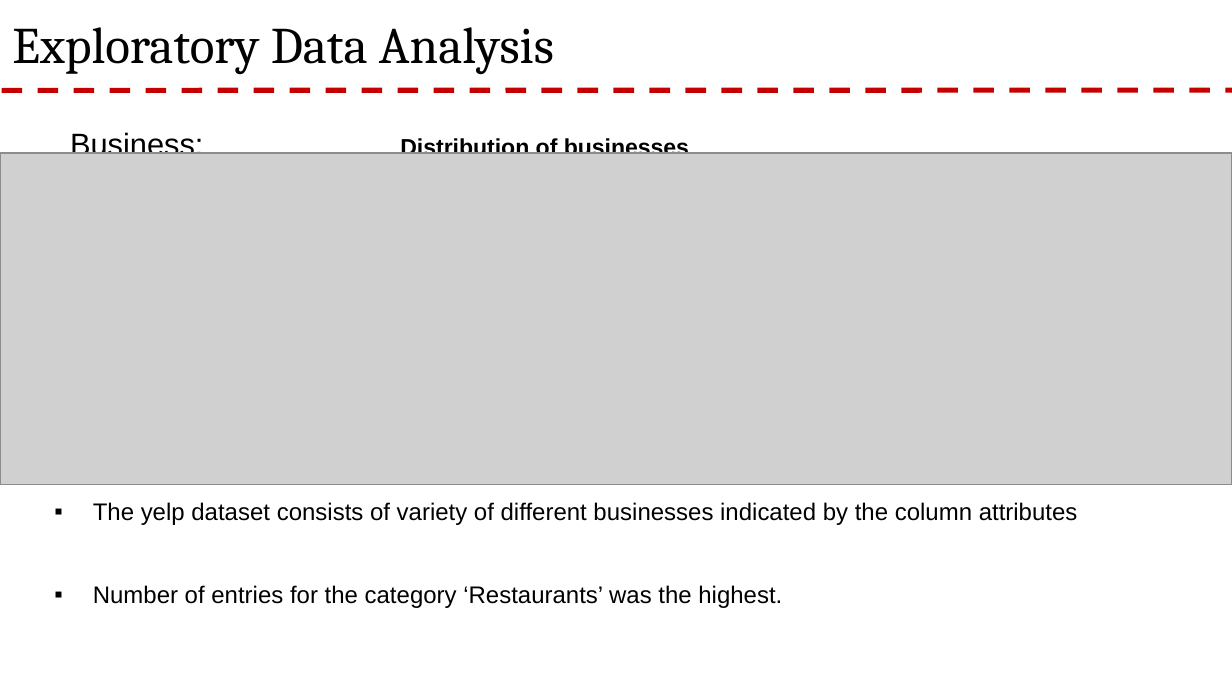
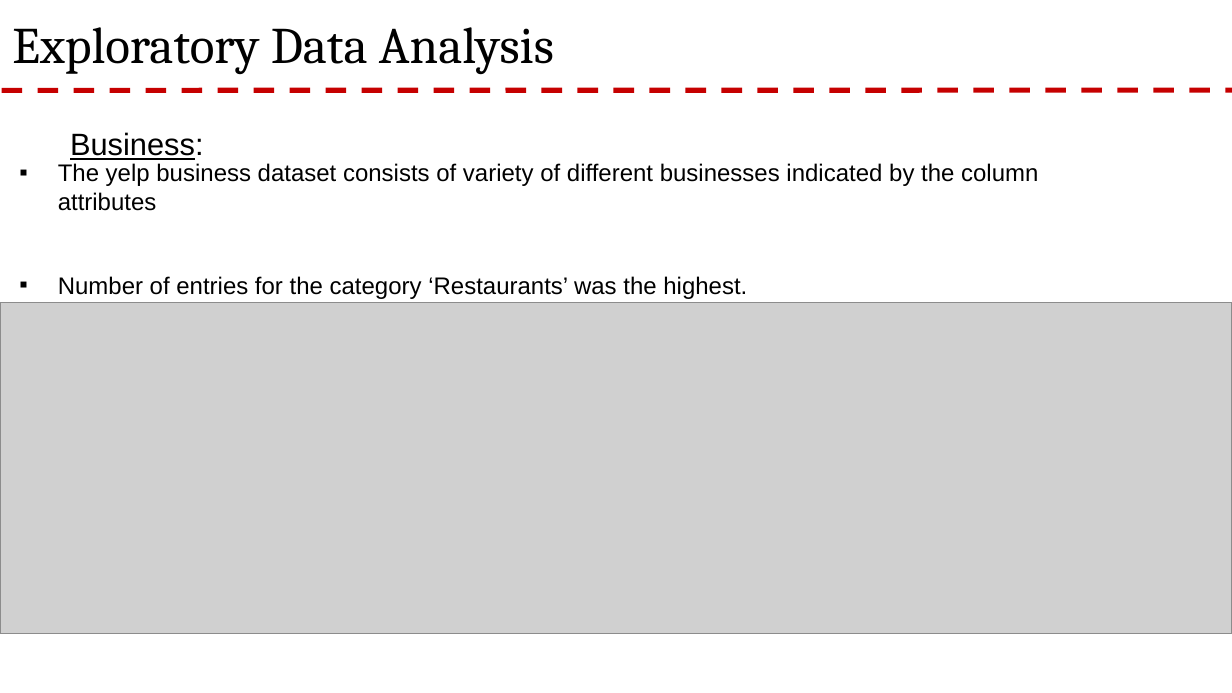
Before and after one commit to rnair7163/Restaurant-Recommendation-System-using-Yelp-Dataset, a slide deck: slide 7 of PPT/Yelp Presentation.pptx. Drawn at 1232x693 pixels with LibreOffice and Linux fonts; fonts in the diff are those of the drawing; grey boxes stand for pictures; background and template pictures are left out. Boxes give left, top, right and bottom in pixels: in the first picture for what was removed or moved away, otherwise in the second. Text is boxed around its words. In the diff, an @@ line names an element or a change of style, - is before the commit and + after.

Commit message:
ppt update

```diff
--- a/PPT/Yelp Presentation.pptx
+++ b/PPT/Yelp Presentation.pptx
@@ text "The yelp business dataset consists ...": place and size @@
-text "The yelp business dataset consists ..." at bbox=[93, 502, 1078, 608]
+text "The yelp business dataset consists ..." at bbox=[58, 163, 1038, 299]
@@ text at bbox=[70, 132, 204, 160]: text changed; size 13.5 to 18 pt; bold off @@
-Business: Distribution of businesses
+Business:
@@ text at bbox=[58, 163, 1038, 211]: text changed @@
-▪ The yelp dataset consists of variety of different businesses indicated by the column attributes
+▪ The yelp business dataset consists of variety of different businesses indicated by the column attributes
@@ picture: place and size @@
-picture at bbox=[0, 153, 1232, 484]
+picture at bbox=[0, 303, 1232, 634]
```
Also in this commit, not shown: 4 other slides changed.
